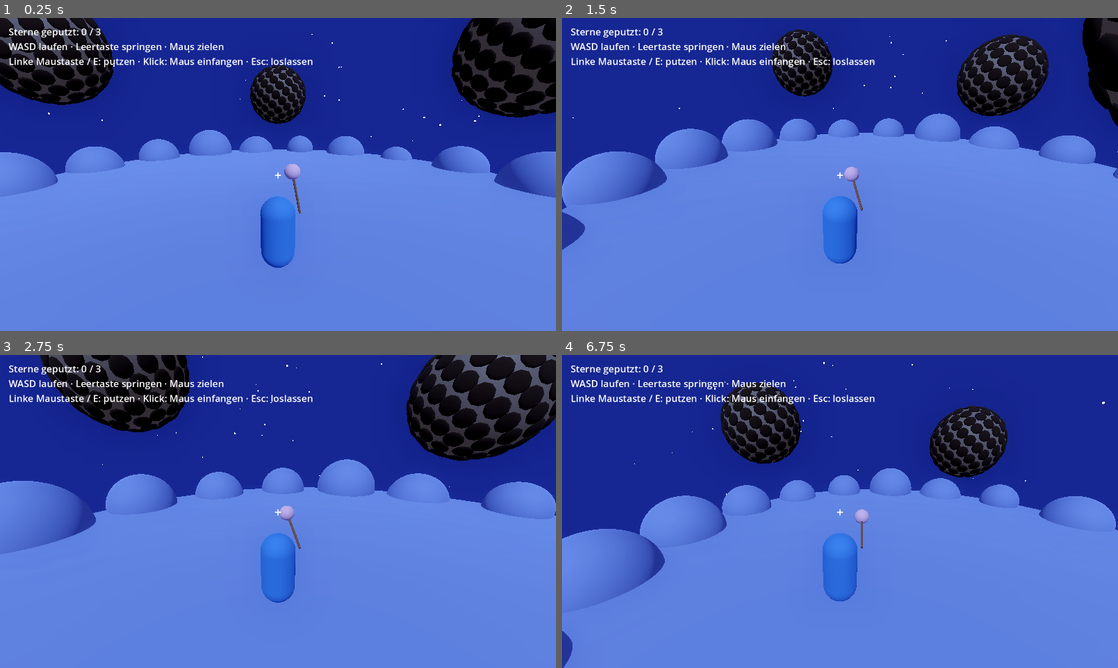
Above: before the commit, frames 1-4 (two rows, left to right).
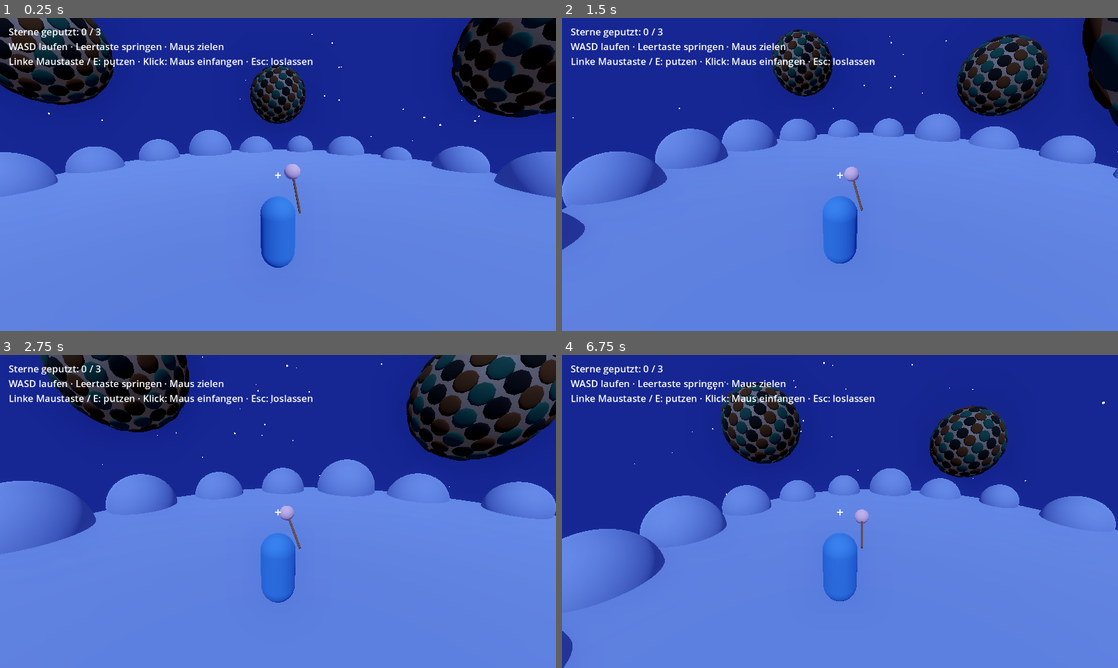
Above: after the commit, the same moments.

Repository: ClaudeAIDriven/sternenhausmeister
Game: Godot game, scene res://main.tscn
The game is run twice, just before and just after one commit, with the same random seed, the same clock (stepped at 60 frames per second) and the same inputs.
Inputs (mouse positions are in pixels of both pictures, inside the frame that each line leads up to):
- Up to frame 1 (0.25 s): no input
- Up to frame 2 (1.5 s): tap Enter at 0.5 s; move the mouse to (962, 158) at 0.52 s; press the mouse at (962, 158) at 0.53 s; hold D (move_right) 0.53-1.28 s; tap Space (jump) at 0.77 s; move the mouse to (812, 174) at 1.27 s; release the mouse at (812, 174) at 1.28 s; hold W (move_forward) from 1.28 s (still down); click (812, 174) at 1.35 s
- Up to frame 3 (2.75 s): keep holding W (move_forward); tap Space (jump) at 1.52 s; move the mouse to (289, 505) at 2.02 s; press the mouse at (289, 505) at 2.03 s; tap E at 2.1 s
- Up to frame 4 (6.75 s): move the mouse to (834, 517) at 2.77 s; release the mouse at (834, 517) at 2.78 s; click (834, 517) at 2.85 s; tap Space (jump) at 3.02, 3.77, 4.52, 6.02 s; move the mouse to (878, 514) at 3.52 s; press the mouse at (878, 514) at 3.53 s; move the mouse to (795, 508) at 4.27 s; release the mouse at (795, 508) at 4.28 s; tap E at 4.35, 6.6 s; click (795, 508) at 4.55 s; move the mouse to (845, 511) at 5.02 s; press the mouse at (845, 511) at 5.03 s; move the mouse to (817, 505) at 5.77 s; release W (move_forward) at 5.78 s; release the mouse at (817, 505) at 5.78 s; hold D (move_right) 5.78-6.53 s; click (817, 505) at 5.85 s; move the mouse to (867, 511) at 6.52 s; press the mouse at (867, 511) at 6.53 s; hold W (move_forward) from 6.53 s (still down)

The runs differ from the first frame. In frame 1, 2.0% of the frame differs, in the area x 0-100%, y 0-34%; in frame 2, 1.9%; in frame 3, 2.8%, in the area x 7-100%, y 0-34%; in frame 4, 1.6%.

Commit message:
G-06: Schmutztypen und passende Werkzeuge

Diff:
--- a/TASKS/tasks.json
+++ b/TASKS/tasks.json
@@ -344,7 +344,7 @@
    "P-002"
   ],
   "size": "M",
-  "status": "open",
+  "status": "done",
   "goal": "Ruß/Flecken/Patina; Werkzeuge Sauger/Tuch/Polierpad; falsches Werkzeug wirkt schwächer.",
   "files": [
    "star.gd",
--- a/star.gd
+++ b/star.gd
@@ -55,9 +55,12 @@
 	spot_mesh.height = 0.6
 	spot_mesh.radial_segments = 8
 	spot_mesh.rings = 4
-	var spot_mat := StandardMaterial3D.new()
-	spot_mat.albedo_color = Color(0.16, 0.1, 0.07)
-	spot_mat.roughness = 1.0
+	var spot_mats := {}
+	for d in CleanTool.DIRT_COLORS:
+		var m := StandardMaterial3D.new()
+		m.albedo_color = CleanTool.DIRT_COLORS[d]
+		m.roughness = 1.0
+		spot_mats[d] = m
 	for i in spot_count:
 		var y := 1.0 - (float(i) / (spot_count - 1)) * 2.0
 		var r := sqrt(maxf(0.0, 1.0 - y * y))
@@ -66,7 +69,10 @@
 		var up := Vector3.UP if absf(dir.y) < 0.99 else Vector3.RIGHT
 		var s := MeshInstance3D.new()
 		s.mesh = spot_mesh
-		s.material_override = spot_mat
+		var dirt: int = i % 3
+		s.material_override = spot_mats[dirt]
+		s.set_meta("dirt", dirt)
+		s.set_meta("hp", 1.0)
 		s.basis = Basis.looking_at(dir, up) * Basis.from_scale(Vector3(1, 1, 0.35))
 		s.position = dir * radius * 0.99
 		add_child(s)
@@ -80,13 +86,18 @@
 
 
 ## Wischt alle Flecken im Radius um einen Weltpunkt weg. Gibt die Anzahl entfernter Flecken zurück.
-func wipe(world_point: Vector3, wipe_radius: float) -> int:
+## tool: CleanTool.Kind; ANY (Standard) wirkt auf alles voll. Falsches Werkzeug entfernt Flecken nur nach mehreren Zügen.
+func wipe(world_point: Vector3, wipe_radius: float, tool: int = CleanTool.Kind.ANY) -> int:
 	if is_clean:
 		return 0
 	var local_p := to_local(world_point)
 	var removed := 0
 	for s in spots.duplicate():
 		if s.position.distance_to(local_p) < wipe_radius:
+			var hp: float = s.get_meta("hp") - CleanTool.efficiency(tool, s.get_meta("dirt"))
+			s.set_meta("hp", hp)
+			if hp > 0.001:
+				continue
 			spots.erase(s)
 			removed += 1
 			if s.is_inside_tree() and is_inside_tree():
--- /dev/null
+++ b/tools.gd
@@ -0,0 +1,62 @@
+class_name CleanTool
+extends RefCounted
+## Putzwerkzeuge und Schmutztypen (G-06). Richtiges Werkzeug wirkt voll, falsches nur schwach.
+
+enum Dirt { SOOT, STAIN, PATINA }  # Ruß, Flecken, Patina
+enum Kind { ANY, VACUUM, CLOTH, POLISH }  # ANY = Altverhalten (alles voll wirksam)
+
+const WRONG_FACTOR := 0.34  # falsches Werkzeug: gut ein Drittel der Wirkung
+const DIRT_COLORS := {
+	Dirt.SOOT: Color(0.08, 0.07, 0.07),
+	Dirt.STAIN: Color(0.30, 0.18, 0.08),
+	Dirt.PATINA: Color(0.10, 0.28, 0.24),
+}
+const MATCH := {Kind.VACUUM: Dirt.SOOT, Kind.CLOTH: Dirt.STAIN, Kind.POLISH: Dirt.PATINA}
+
+
+## Wirkung (0..1) eines Werkzeugs auf einen Schmutztyp.
+static func efficiency(kind: int, dirt: int) -> float:
+	if kind == Kind.ANY or MATCH.get(kind, -1) == dirt:
+		return 1.0
+	return WRONG_FACTOR
+
+
+## Selbsttest: richtiges Werkzeug braucht weniger Wischzüge als falsches. Gibt true bei Erfolg.
+## Koroutine: mit `await CleanTool.selftest(root)` aufrufen (braucht laufenden Baum, damit Star._ready läuft).
+static func selftest(root: Node) -> bool:
+	await (Engine.get_main_loop() as SceneTree).process_frame
+	var counts := {}
+	for kind in [Kind.VACUUM, Kind.CLOTH, Kind.POLISH]:
+		var star := Star.new()
+		root.add_child(star)
+		await (Engine.get_main_loop() as SceneTree).process_frame
+		var strokes := 0
+		var only: int = MATCH[kind]
+		# Nur Flecken des passenden Typs zählen: alle anderen sofort entfernen (ANY).
+		for s in star.spots.duplicate():
+			if s.get_meta("dirt") != only:
+				star.wipe(star.to_global(s.position), 0.01, Kind.ANY)
+		var right_n := star.spots.size()
+		while strokes < 50 and star.spots.size() > 0:
+			strokes += 1
+			star.wipe(star.global_position, 100.0, kind)
+		counts[kind] = [strokes, right_n]
+		star.free()
+	var ok := true
+	for kind in counts:
+		ok = ok and counts[kind][0] == 1
+	# Falsches Werkzeug auf Ruß (Tuch auf Ruß): braucht mehrere Züge.
+	var star2 := Star.new()
+	root.add_child(star2)
+	await (Engine.get_main_loop() as SceneTree).process_frame
+	for s in star2.spots.duplicate():
+		if s.get_meta("dirt") != Dirt.SOOT:
+			star2.wipe(star2.to_global(s.position), 0.01, Kind.ANY)
+	var wrong := 0
+	while wrong < 50 and star2.spots.size() > 0:
+		wrong += 1
+		star2.wipe(star2.global_position, 100.0, Kind.CLOTH)
+	star2.free()
+	ok = ok and wrong > 1
+	print("SELFTEST G-06 right_strokes=1 wrong_strokes=%d ok=%s" % [wrong, str(ok)])
+	return ok
Not shown, changed: PLAN.md
Not shown, changed: TASKS/G-06.md
Not shown, changed: TASKS/INDEX.md
